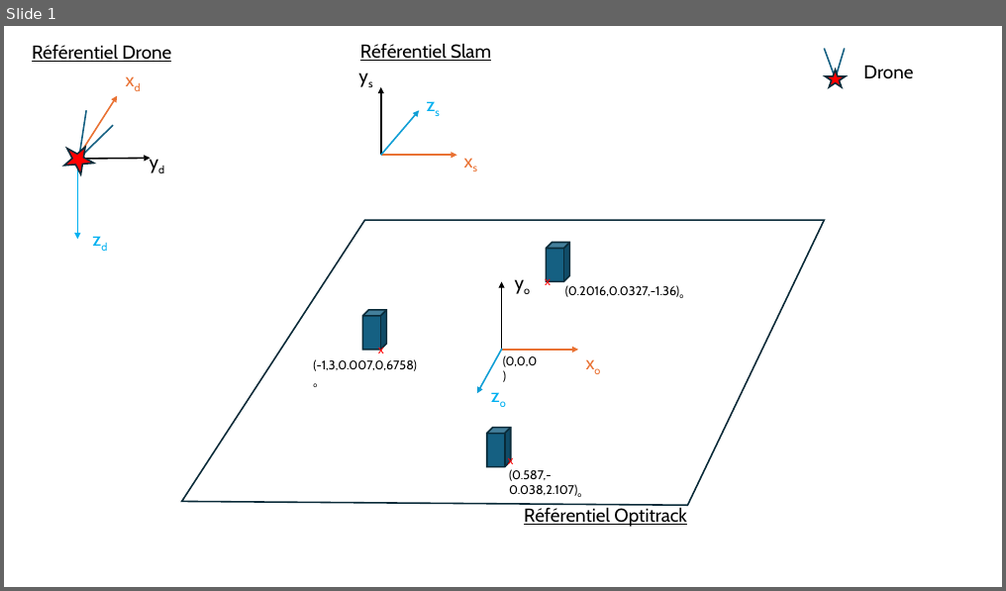
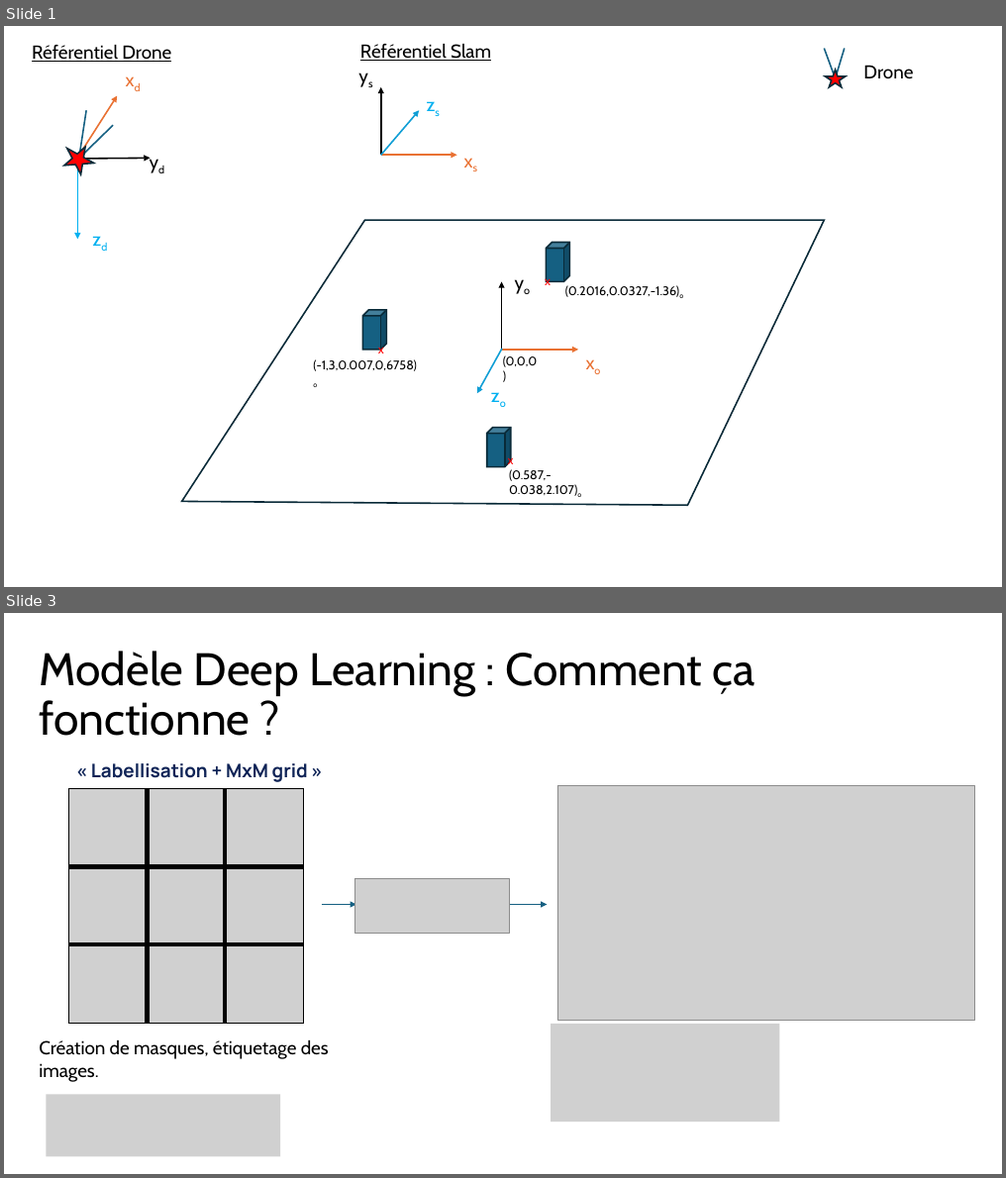
Before and after one commit to DroneSEN/Simulink_Tello_drone, a slide deck: Referentiel_Drone.pptx. Shown one above the other, each under a label of ours: slide 1 before the commit, slides 1 and 3 after it; the slides between them are not shown. The pictures are 1006x591 and 1006x1178 pixels, drawn with LibreOffice and Linux fonts; fonts in the diff are those of the drawing; grey boxes stand for pictures. Boxes give left, top, right and bottom in pixels: in the first picture for what was removed or moved away, otherwise in the second. Text is boxed around its words. In the diff, an @@ line names an element or a change of style, - is before the commit and + after.

```diff
--- a/Referentiel_Drone.pptx
+++ b/Referentiel_Drone.pptx
@@ slide 3 added at (4, 613, 1002, 1174), background #FFFFFF @@
@@ title added at (39, 651, 755, 736), 44 pt, text #000000 @@
+Modèle Deep Learning : Comment ça fonctionne ?
@@ picture added at (69, 789, 303, 1023) @@
@@ table added at (69, 789, 303, 1023), 3 rows, 3 columns @@
+ |  | 
+ |  | 
+ |  | 
@@ text added at (91, 763, 308, 782), 18 pt, text #0E2356, bold @@
+« Labellisation + MxM grid »
@@ picture added at (557, 786, 974, 1020) @@
@@ picture added at (354, 878, 509, 934) @@
@@ arrow added from (322, 905) to (356, 905), #156082 1.5 pt @@
@@ arrow added from (507, 905) to (547, 905), #156082 1.5 pt @@
@@ picture added at (550, 1024, 779, 1122) @@
@@ text added at (39, 1040, 329, 1082), 18 pt, text #000000 @@
+Création de masques, étiquetage des images.
@@ picture added at (46, 1095, 280, 1157) @@
@@ slide 1 changed as well @@
@@ text removed at (524, 507, 687, 527) @@
-Référentiel Optitrack
```
Also in this commit, not shown: 8 other slides added, 9 slides removed.
